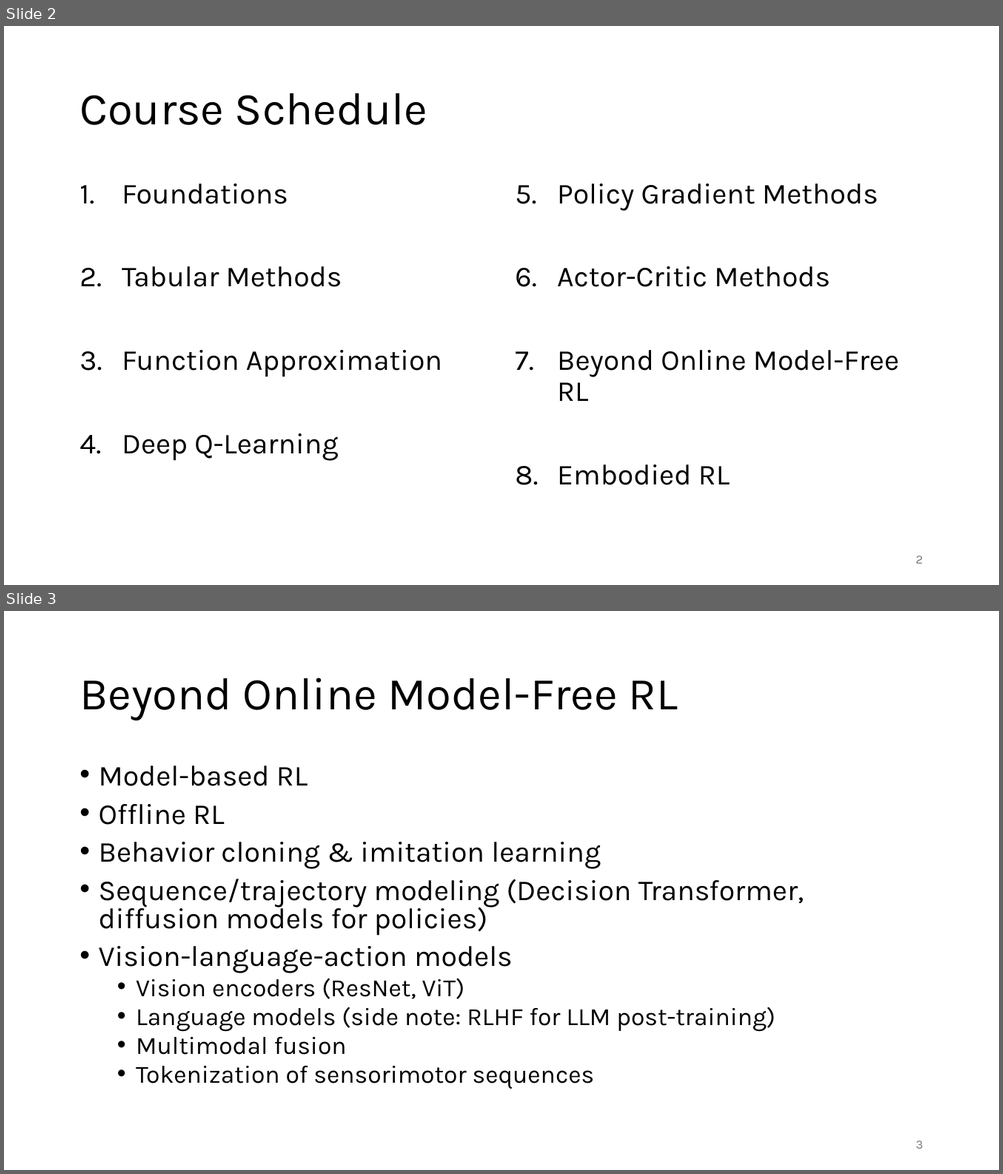
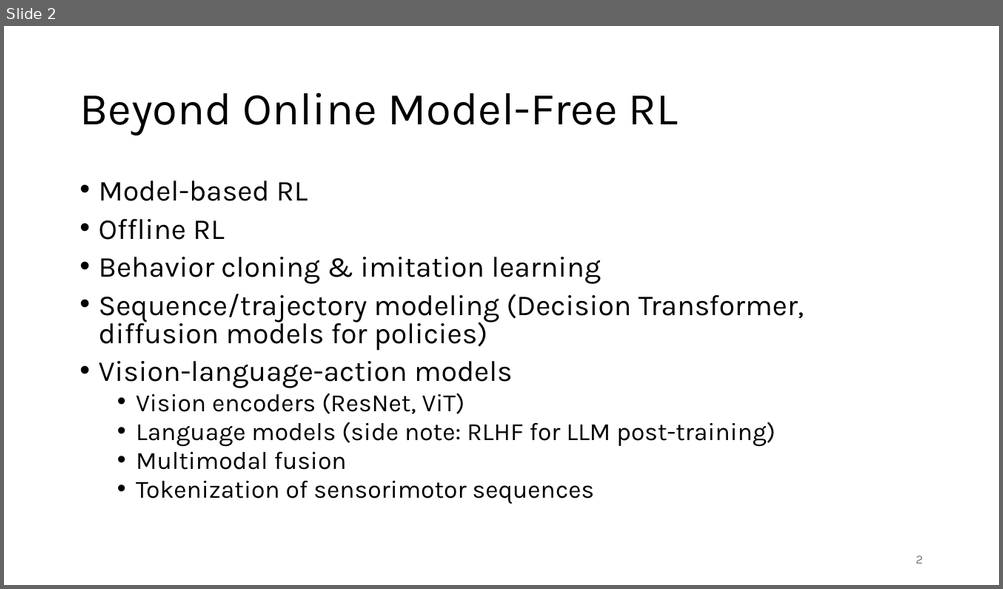
Before and after one commit to FelixWick/reinforcement_learning, a slide deck: slides/3_alternatives.pptx. Shown one above the other, each under a label of ours: slides 2 and 3 before the commit, slide 2 after it. The pictures are 1003x1174 and 1003x589 pixels, drawn with LibreOffice and Linux fonts; fonts in the diff are those of the drawing. Boxes give left, top, right and bottom in pixels: in the first picture for what was removed or moved away, otherwise in the second. Text is boxed around its words. In the diff, an @@ line names an element or a change of style, - is before the commit and + after.

```diff
--- a/slides/3_alternatives.pptx
+++ b/slides/3_alternatives.pptx
@@ slide 2 removed at (4, 26, 999, 585), background #FFFFFF @@
@@ title removed at (79, 93, 427, 125) @@
-Course Schedule
@@ text removed at (122, 184, 442, 461) @@
-1. Foundations
-2. Tabular Methods
-3. Function Approximation
-4. Deep Q-Learning
@@ text removed at (557, 184, 899, 486) @@
-5. Policy Gradient Methods
-6. Actor-Critic Methods
-7. Beyond Online Model-Free RL
-8. Embodied RL
@@ page number removed at (916, 556, 923, 564) @@
-2
@@ what was slide 3 is now slide 2 @@
@@ page number at (916, 556, 923, 564): text changed @@
-3
+2
```
Also in this commit, not shown: 1 slide changed, 1 slide added, 1 other file.
